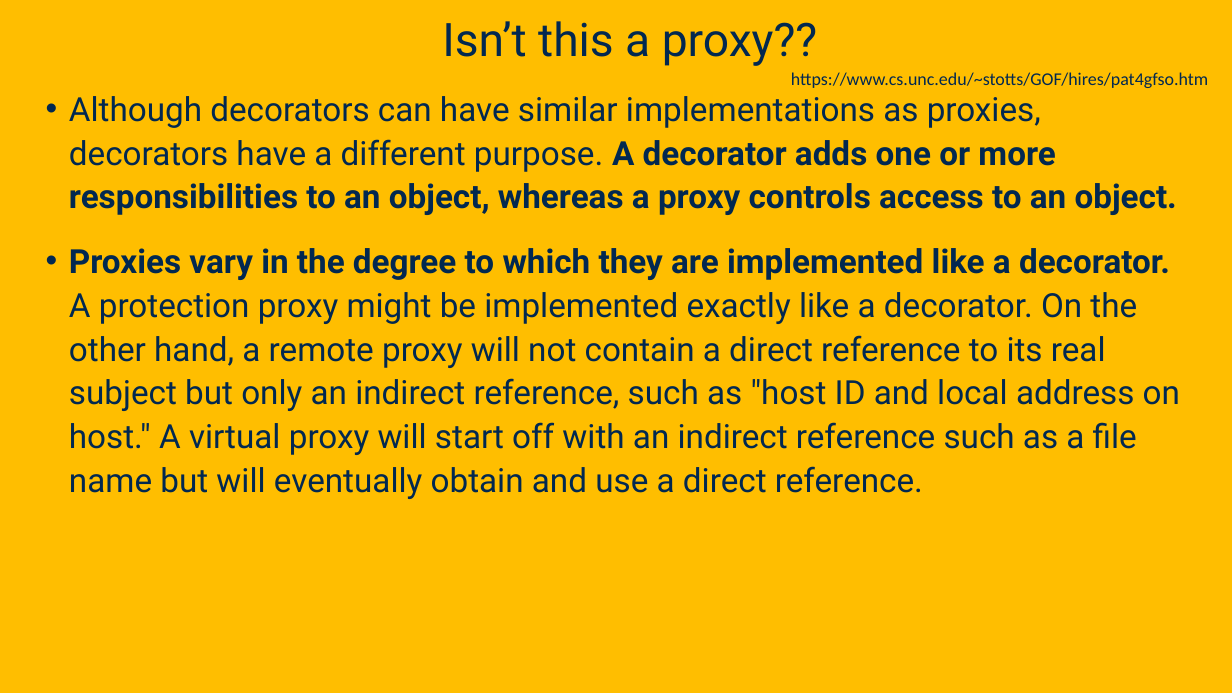
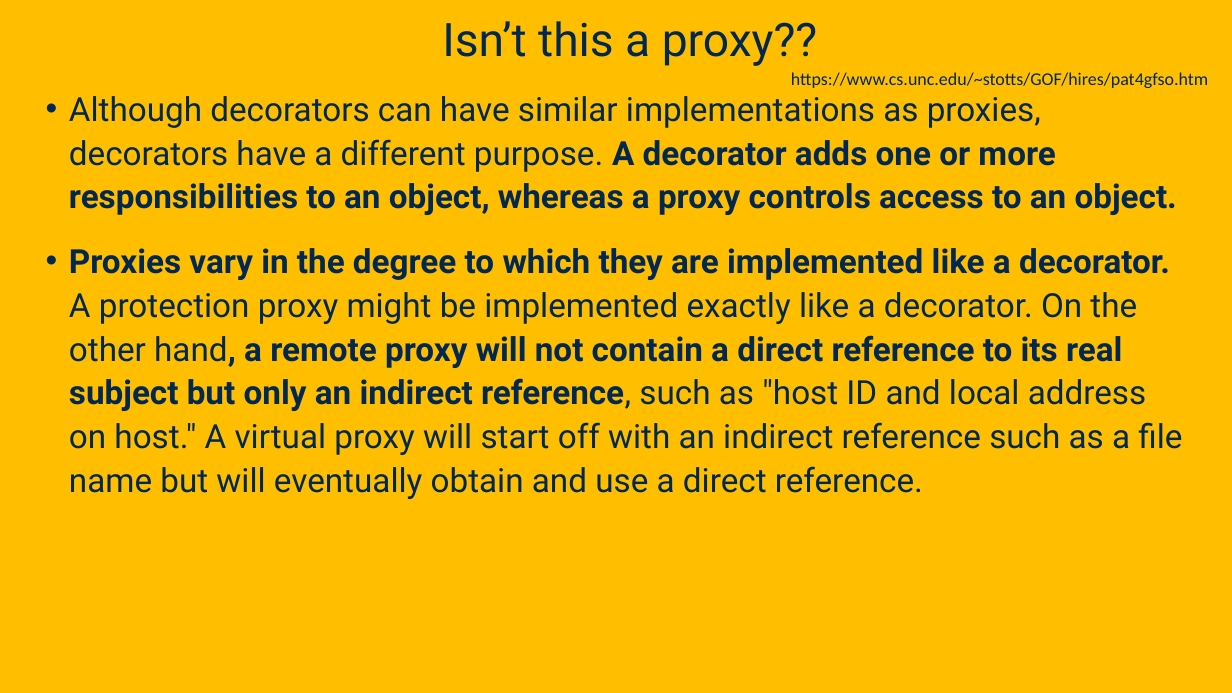
Before and after one commit to davsec-teaching/ecs160-f25, a slide deck: slide 83 of slides/8_design_patterns.pptx (slide 81 before the commit). Drawn at 1232x693 pixels with LibreOffice and Linux fonts; fonts in the diff are those of the drawing; background and template pictures are left out. Boxes give left, top, right and bottom in pixels: in the first picture for what was removed or moved away, otherwise in the second. Text is boxed around its words. In the diff, an @@ line names an element or a change of style, - is before the commit and + after.

```diff
--- a/slides/8_design_patterns.pptx
+++ b/slides/8_design_patterns.pptx
@@ text at (69, 248, 1182, 499): bold on in "hand, a remote proxy will not contain ..." @@
```
Also in this commit, not shown: 11 other slides changed, 2 slides added, 1 slide removed.
